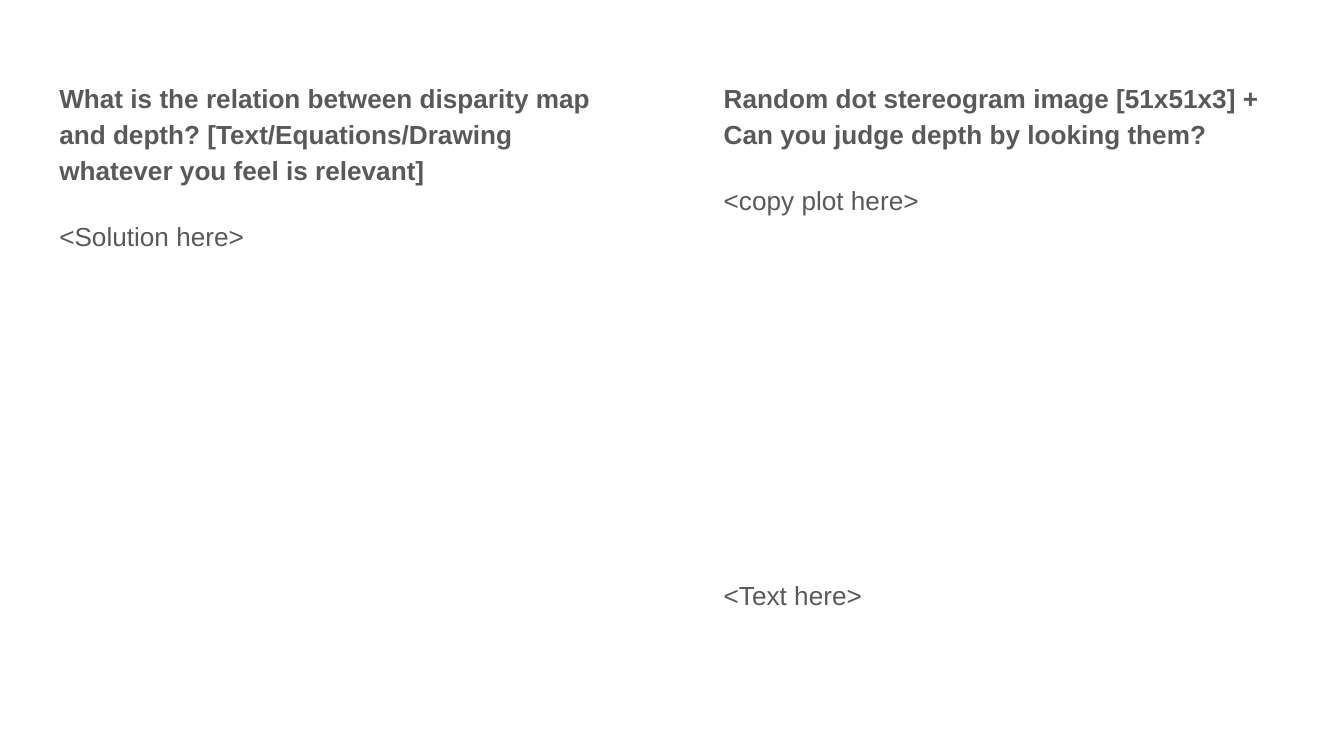
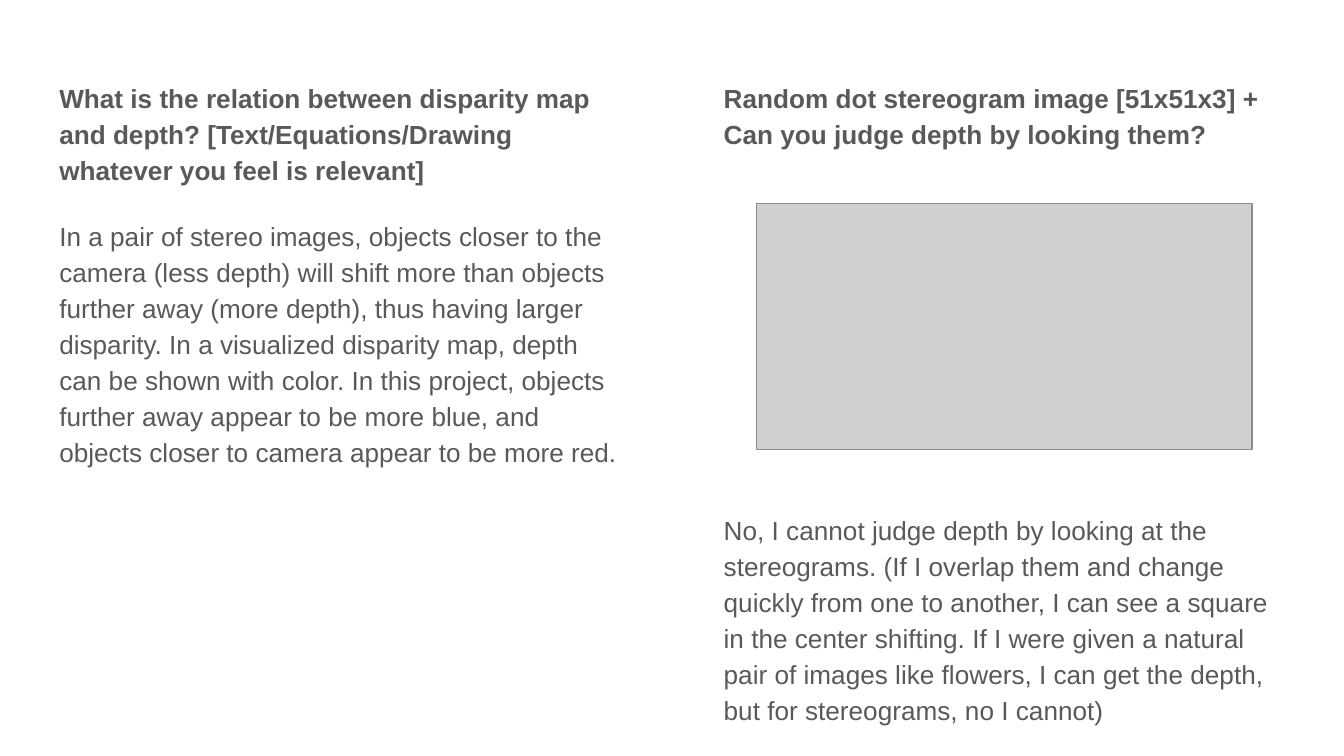
Before and after one commit to jielyugt/depth_estimation, a slide deck: slide 3 of proj4_template.pptx. Drawn at 1344x756 pixels with LibreOffice and Linux fonts; fonts in the diff are those of the drawing; grey boxes stand for pictures. Boxes give left, top, right and bottom in pixels: in the first picture for what was removed or moved away, otherwise in the second. Text is boxed around its words. In the diff, an @@ line names an element or a change of style, - is before the commit and + after.

```diff
--- a/proj4_template.pptx
+++ b/proj4_template.pptx
@@ picture added at bbox=[757, 203, 1253, 449] @@
@@ text at bbox=[59, 227, 616, 468]: text changed @@
-<Solution here>
+In a pair of stereo images, objects closer to the camera (less depth) will shift more than objects further away (more depth), thus having larger disparity. In a visualized disparity map, depth can be shown with color. In this project, objects further away appear to be more blue, and objects closer to camera appear to be more red.
@@ text at bbox=[724, 521, 1268, 726]: text changed @@
-<copy plot here>
-<Text here>
+No, I cannot judge depth by looking at the stereograms. (If I overlap them and change quickly from one to another, I can see a square in the center shifting. If I were given a natural pair of images like flowers, I can get the depth, but for stereograms, no I cannot)
```
Also in this commit, not shown: 13 other slides changed.
